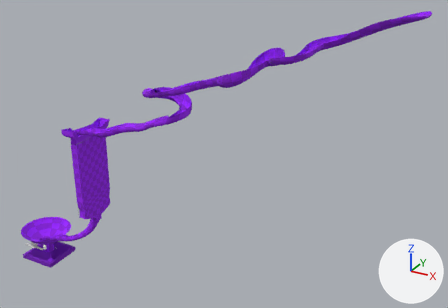
The Blender file godot/games/marbles/maps/gumball-map1.blend, before and after one commit.
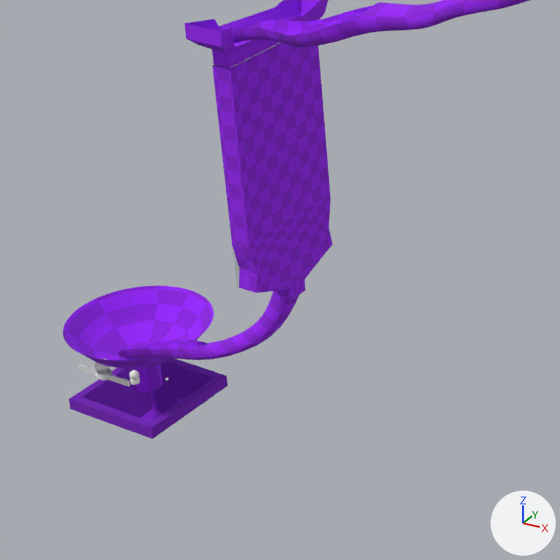
Each version appears first whole from a camera (50 mm lens) standing at (149.0, -132.3, 117.8) and looking at (69.4, 12.2, 45.5), and next in a close-up on the part from 0% to 42% of the width and 40% to 100% of the height. Arrows for +X, +Y and +Z are at lower right; the lights stay in place. The first two pictures are the older version.

Names of what the first close-up shows: 'Cylinder-col', 'EndTunnel-col', 'FinishArea-col', 'Plane-col', 'TallBox-col', 'TallBox-col.002' and 6 more.
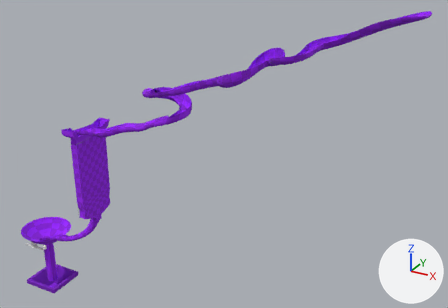
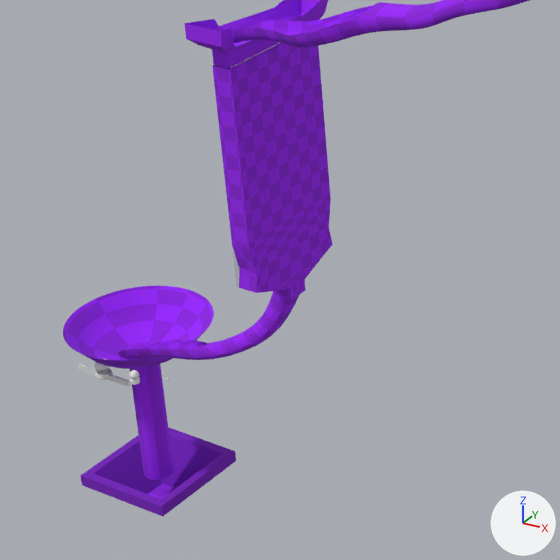
What differs and where, as boxes [x1, y1, x2, y2] in the close-ups (560 x 560 px; the box of a moved part takes in the faces that stretch with it):
'FinishArea-col', moved: before [69, 358, 228, 439]; after [80, 427, 236, 516]
'Cylinder-col', reshaped (81% taller): before [63, 286, 214, 393]; after [63, 286, 214, 480]
part 1 of me_cylinder, moved or reshaped: before [129, 357, 163, 393]; after [130, 357, 174, 480]

The change in detail:
me_cylinder is used by ob_cylinder_col; location (0.7, 5.8, 2.0); scale (4.81, 4.81, 2.41).
me_cylinder had 112 vertices, 96 faces and spanned x -1.84..1.84, y -1.84..1.84, z -2.63..1.0.
me_cylinder now has 112 vertices, 96 faces and spans x -1.84..1.84, y -1.84..1.84, z -7.82..1.0.
me_cylinder part 1: all 16 vertices in x -0.38..0.38, y -0.38..0.38, z -2.63 are moved by (0.0, 0.0, -5.19).
Object 'FinishArea-col' (ob_finisharea_col) moves from (0.7, 5.9, -5.3) to (0.7, 5.9, -16.2).
